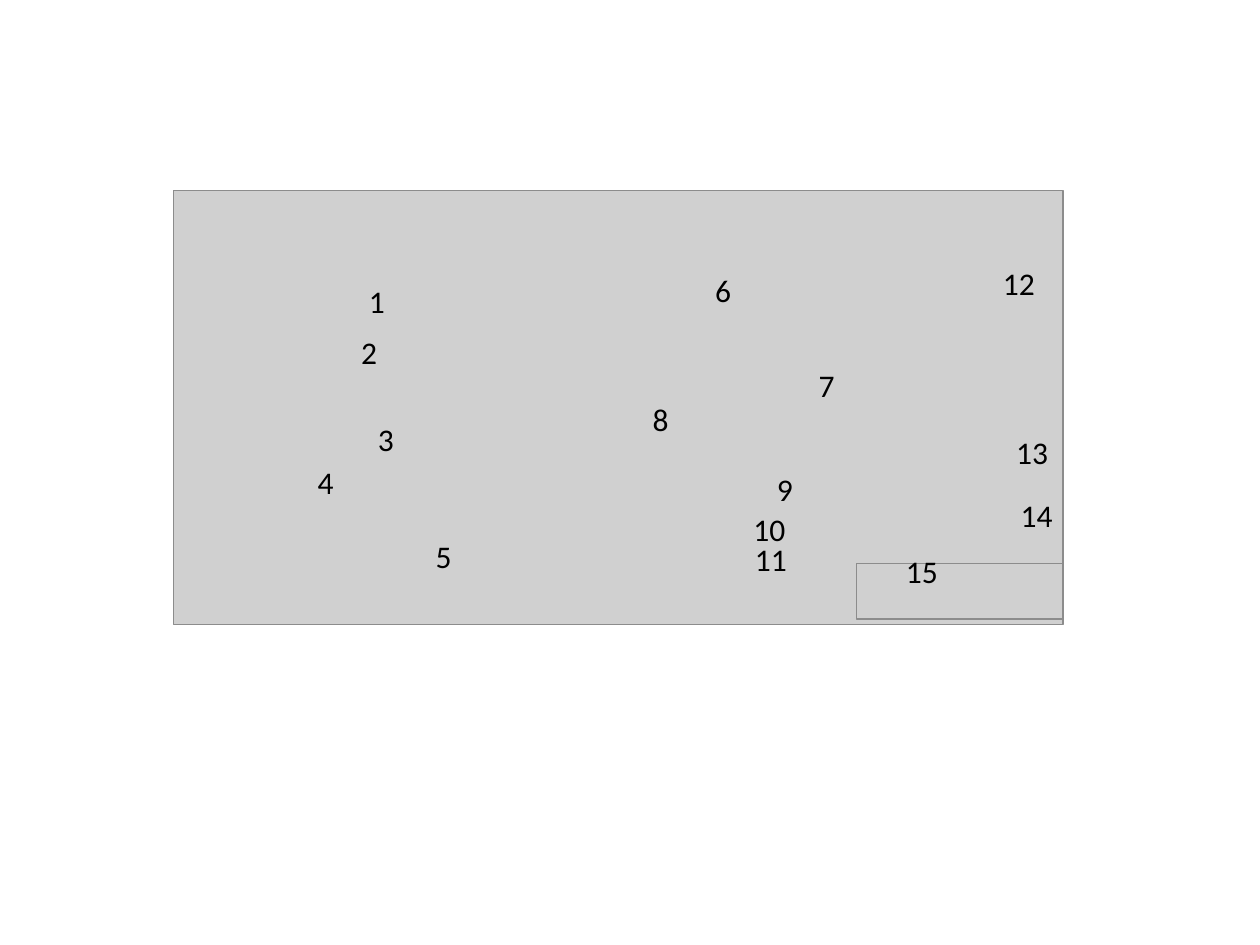
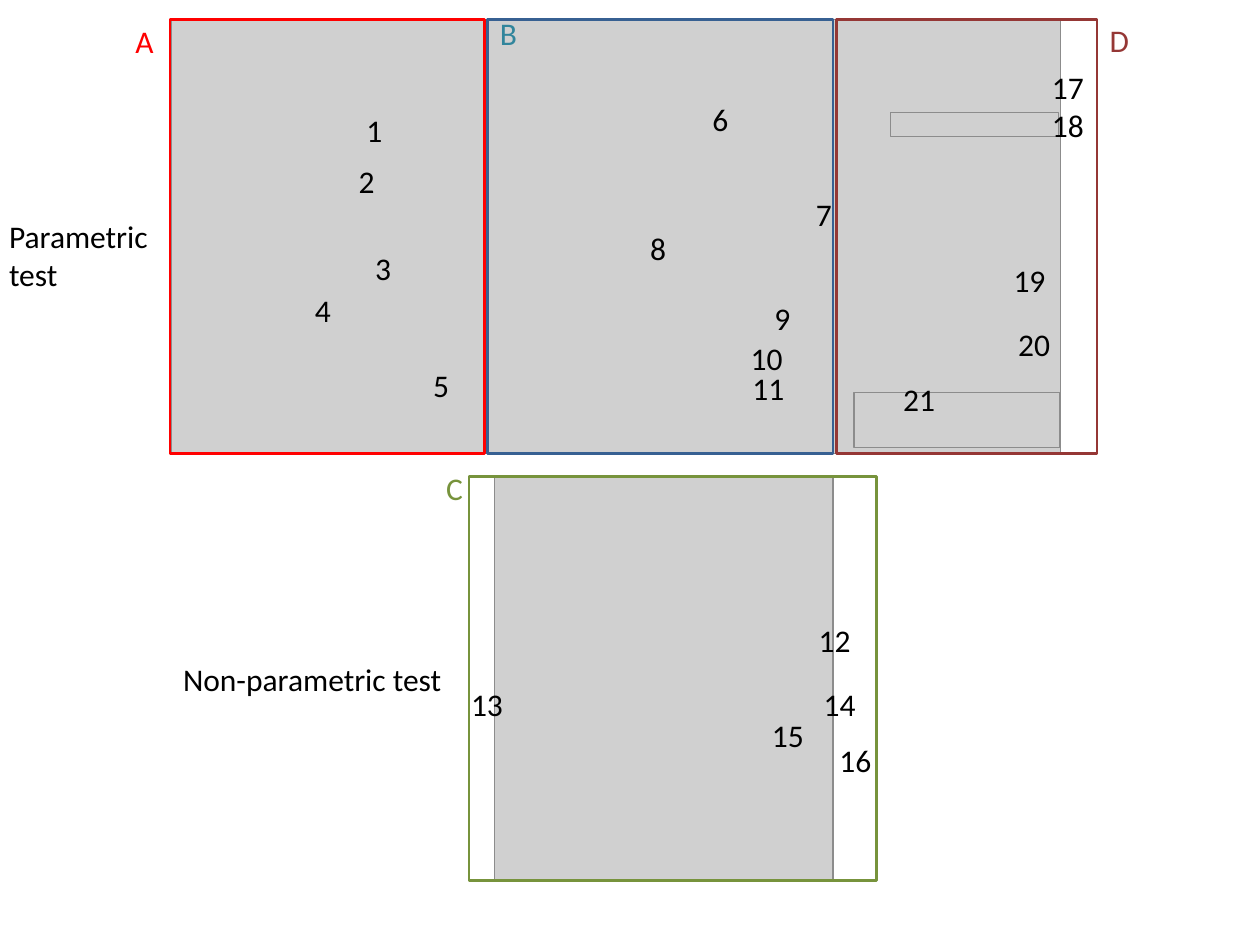
Before and after one commit to DePrettoM/EEGpal, a slide deck: slide 24 of Manuels/picture_EEGpal_manuals.pptx. Drawn at 1260x945 pixels with LibreOffice and Linux fonts; fonts in the diff are those of the drawing; grey boxes stand for pictures. Boxes give left, top, right and bottom in pixels: in the first picture for what was removed or moved away, otherwise in the second. Text is boxed around its words. In the diff, an @@ line names an element or a change of style, - is before the commit and + after.

Commit message:
Update Statistics module finished
Update of the Statistics module is now finished. It includes:
- non-parametric stat with filedtrip
- option to save 1-p or p

```diff
--- a/Manuels/picture_EEGpal_manuals.pptx
+++ b/Manuels/picture_EEGpal_manuals.pptx
@@ rectangle added at box(170, 20, 485, 454), outline #FF0000 1.5 pt @@
@@ rectangle added at box(488, 20, 833, 454), outline #376092 1.5 pt @@
@@ text added at box(500, 19, 517, 45), 18 pt, text #31859C @@
+B
@@ rectangle added at box(837, 20, 1097, 454), outline #953735 1.5 pt @@
@@ text added at box(135, 32, 153, 53), 18 pt, text #FF0000 @@
+A
@@ text added at box(1110, 31, 1129, 52), 18 pt, text #953735 @@
+D
@@ text added at box(1052, 72, 1084, 106), 18 pt, text #000000 @@
+17
@@ picture added at box(891, 112, 1058, 136) @@
@@ text added at box(1052, 111, 1084, 145), 18 pt, text #000000 @@
+18
@@ text added at box(9, 226, 148, 287), 18 pt, text #000000 @@
+Parametric test
@@ 6 texts: place and size @@
-6 texts at box(378, 280, 835, 571)
+6 texts at box(375, 109, 832, 400)
@@ 5 texts, 2 pictures: place and size @@
-5 texts, 2 pictures at box(174, 190, 1063, 624)
+5 texts, 2 pictures at box(171, 20, 1061, 454)
@@ text added at box(1014, 271, 1046, 292), 18 pt, text #000000 @@
+19
@@ text added at box(1018, 335, 1050, 356), 18 pt, text #000000 @@
+20
@@ text added at box(903, 390, 935, 411), 18 pt, text #000000 @@
+21
@@ text added at box(446, 479, 463, 500), 18 pt, text #77933C @@
+C
@@ rectangle added at box(469, 476, 877, 879), outline #77933C 1.5 pt @@
@@ picture added at box(495, 478, 834, 881) @@
@@ text "12" rewrapped from box(1003, 274, 1035, 295) to box(819, 626, 851, 660) @@
@@ text added at box(183, 669, 441, 696), 18 pt, text #000000 @@
+Non-parametric test
@@ text "13" rewrapped from box(1016, 443, 1048, 464) to box(471, 690, 503, 724) @@
@@ text "14" rewrapped from box(1021, 506, 1053, 527) to box(824, 690, 856, 724) @@
@@ text "15": place and size @@
-text "15" at box(906, 562, 938, 583)
+text "15" at box(772, 726, 804, 747)
@@ text added at box(839, 750, 871, 773), 18 pt, text #000000 @@
+16
```
Also in this commit, not shown: 7 other files.
